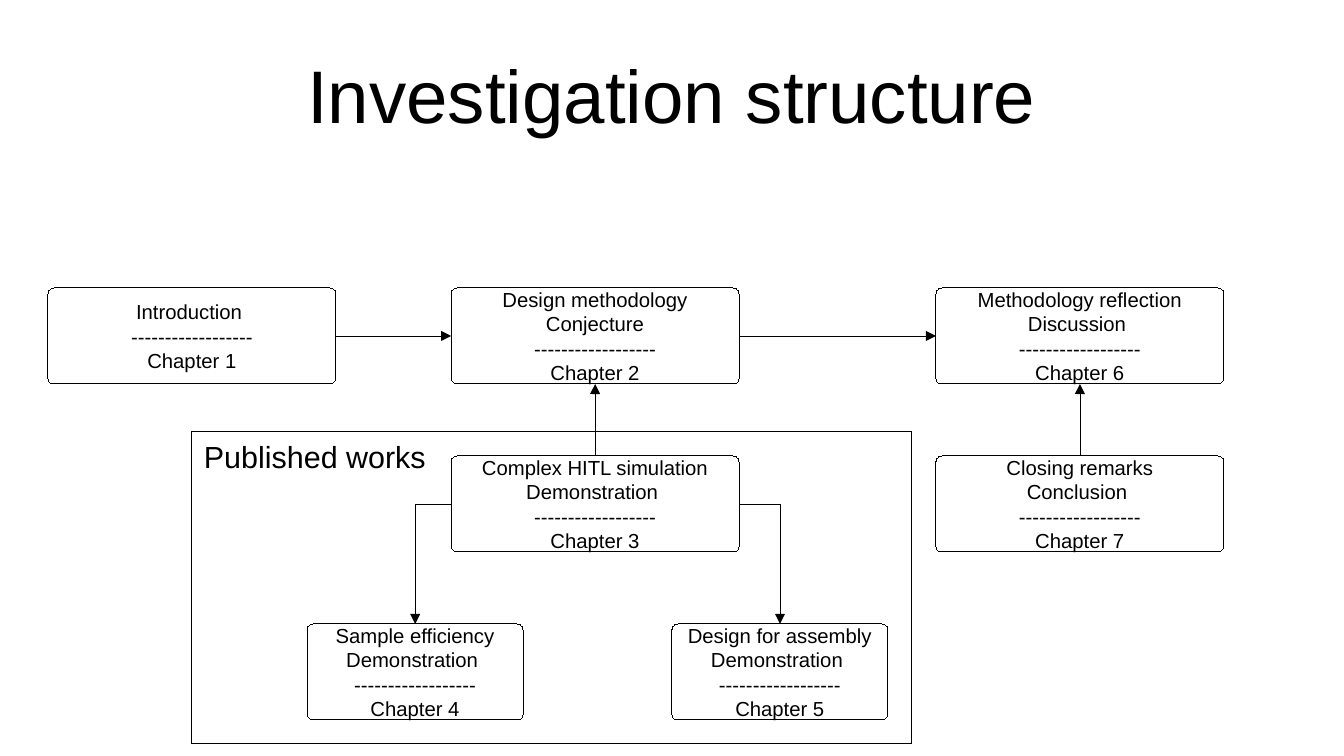
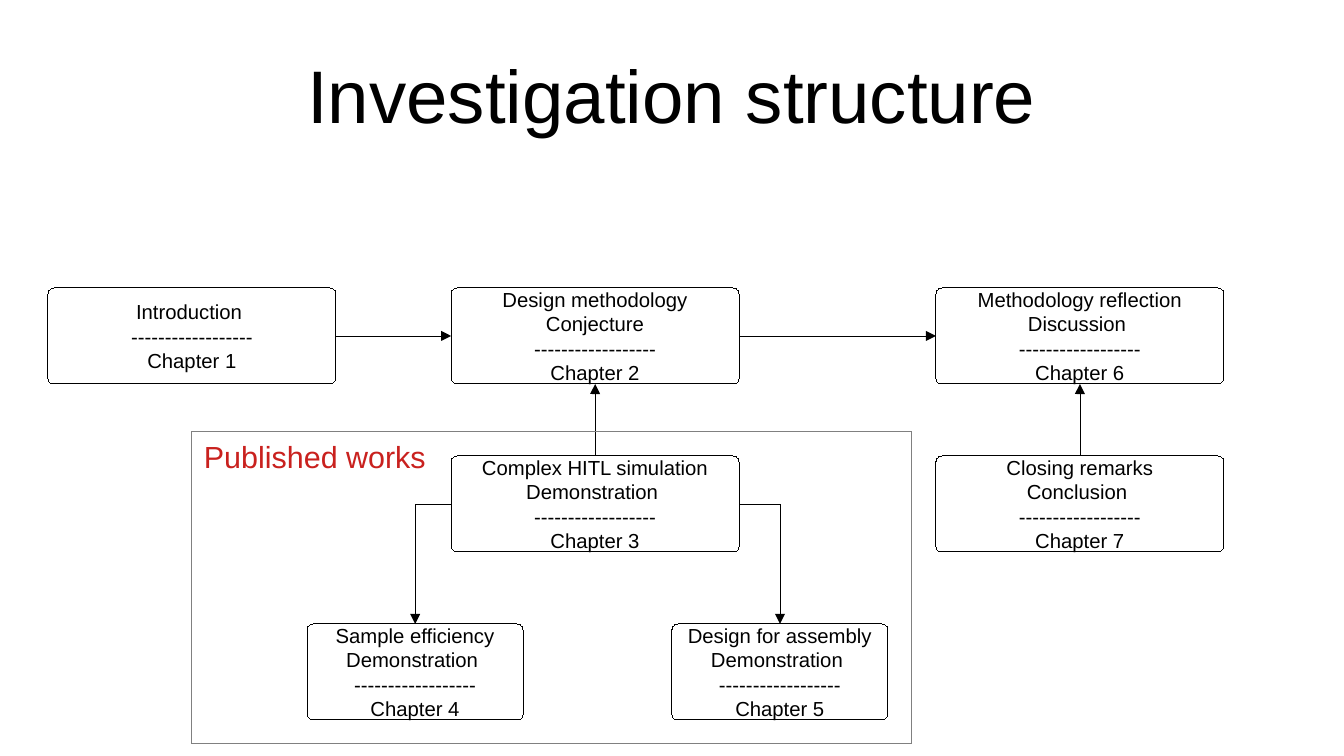
Before and after one commit to Steedalion/Blog, a slide deck: slide 6 of docs/images/components/UML.odp. Drawn at 1344x756 pixels with LibreOffice and Linux fonts; fonts in the diff are those of the drawing. Boxes give left, top, right and bottom in pixels: in the first picture for what was removed or moved away, otherwise in the second. Text is boxed around its words. In the diff, an @@ line names an element or a change of style, - is before the commit and + after.

```diff
--- a/docs/images/components/UML.odp
+++ b/docs/images/components/UML.odp
@@ rectangle "Published works" at (191, 432, 912, 744): text colour #000000 to #C9211E; outline #000000 0 pt to #808080 0 pt @@
```
Also in this commit, not shown: 2 other files.
